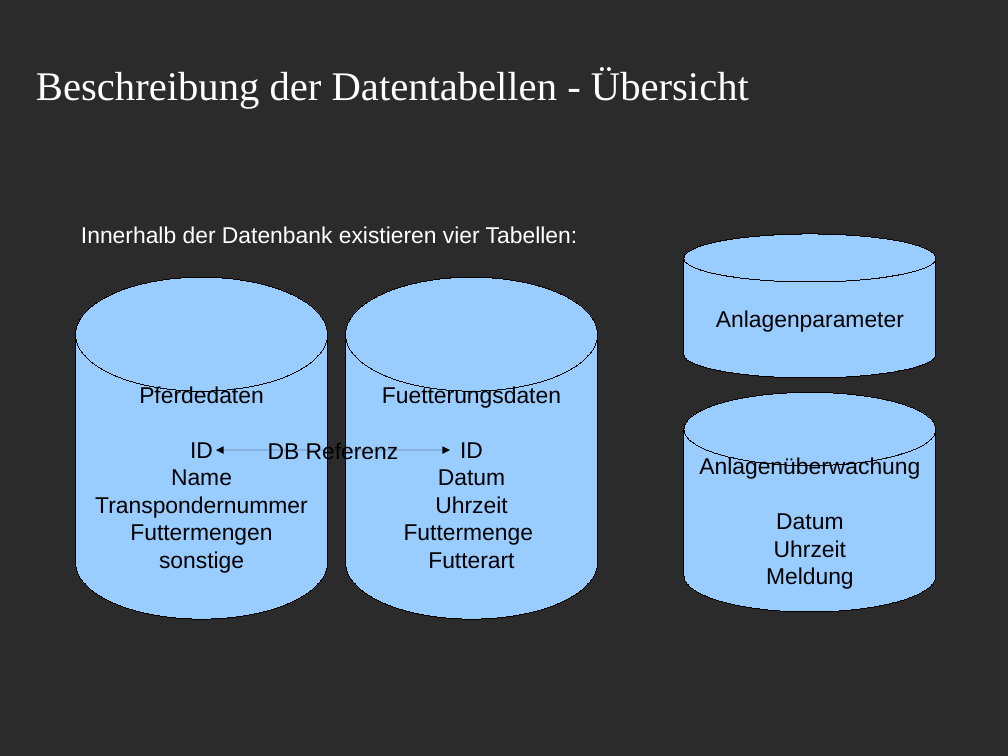
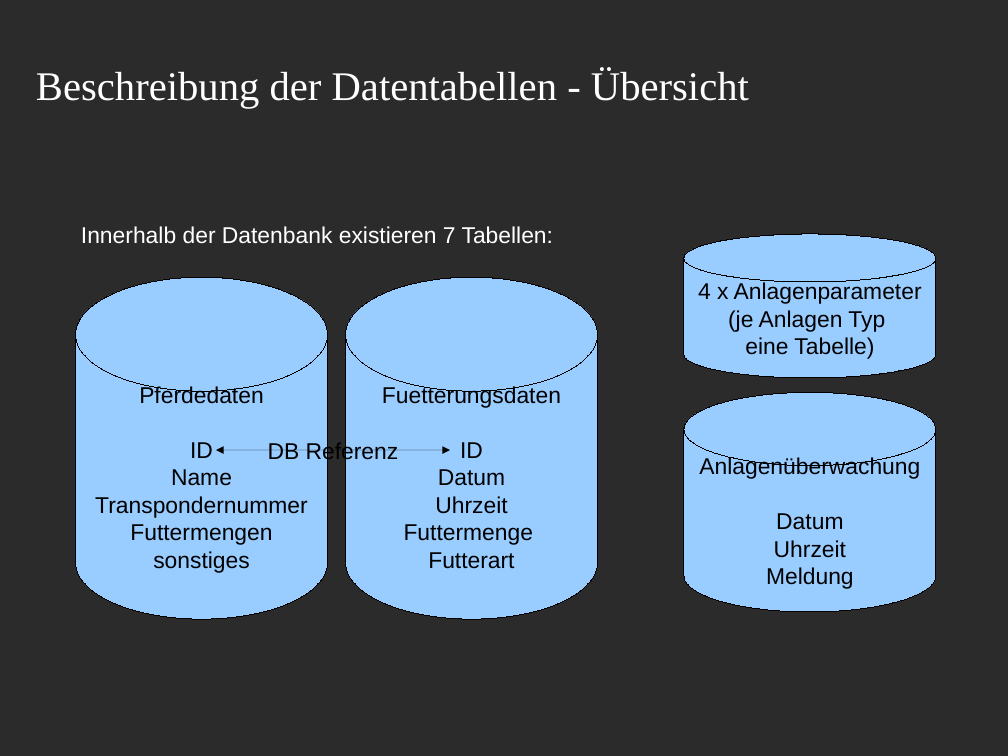
Before and after one commit to Kalle01/Pferde-Fuettterungssteuerung, a slide deck: slide 14 of allgemeine_Dokumente/Beschreibung.Menuestruktur.odp. Drawn at 1008x756 pixels with LibreOffice and Linux fonts; fonts in the diff are those of the drawing; background and template pictures are left out; a plain dark background stands for a picture behind light text. Boxes give left, top, right and bottom in pixels: in the first picture for what was removed or moved away, otherwise in the second. Text is boxed around its words. In the diff, an @@ line names an element or a change of style, - is before the commit and + after.

```diff
--- a/allgemeine_Dokumente/Beschreibung.Menuestruktur.odp
+++ b/allgemeine_Dokumente/Beschreibung.Menuestruktur.odp
@@ text at (81,226,553,244): text changed @@
-Innerhalb der Datenbank existieren vier Tabellen:
+Innerhalb der Datenbank existieren 7 Tabellen:
@@ text in cylinder at (698,281,922,359): text changed @@
-Anlagenparameter
+4 x Anlagenparameter
+(je Anlagen Typ
+eine Tabelle)
@@ text in cylinder at (153,551,250,573): text changed @@
-sonstige
+sonstiges
```
Also in this commit, not shown: 11 other slides changed, 1 slide added, 1 slide removed.
